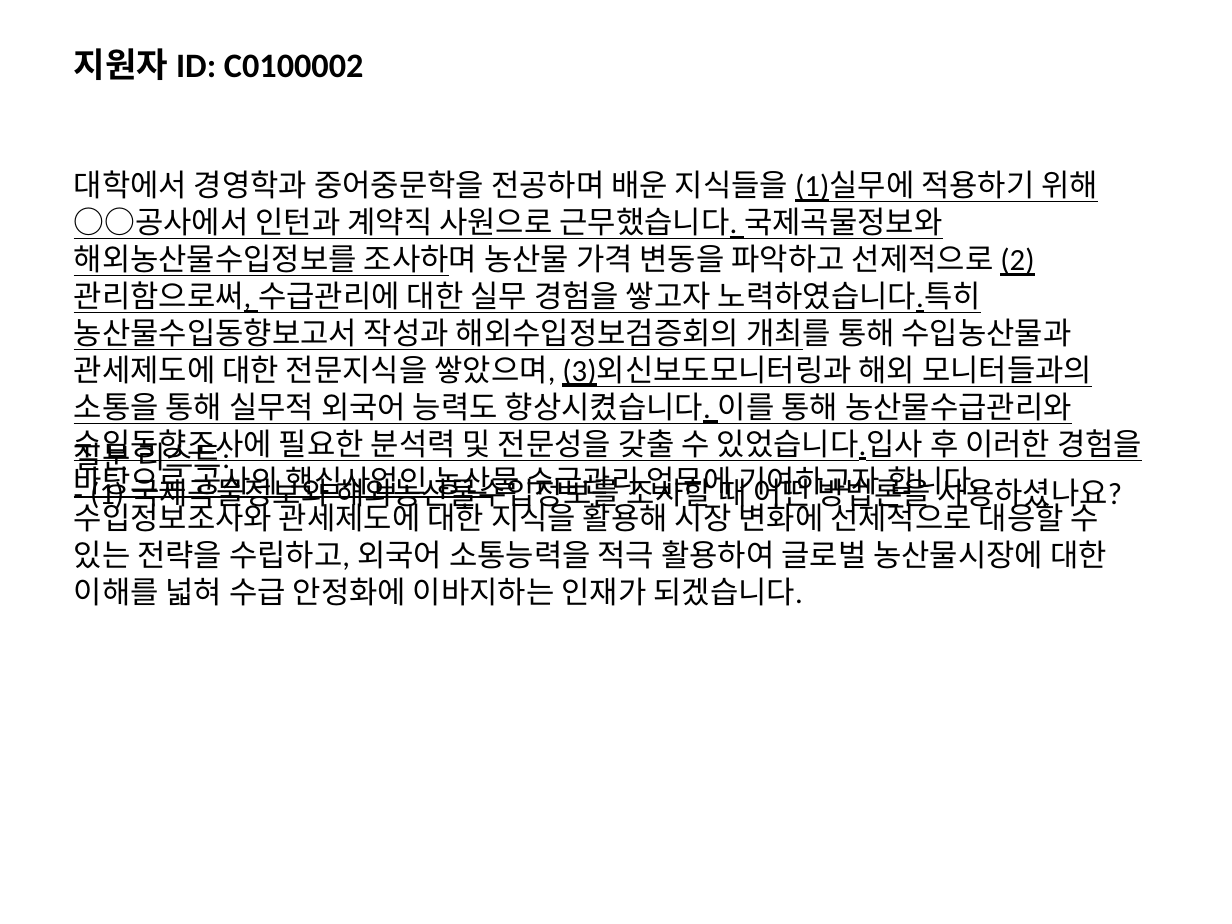
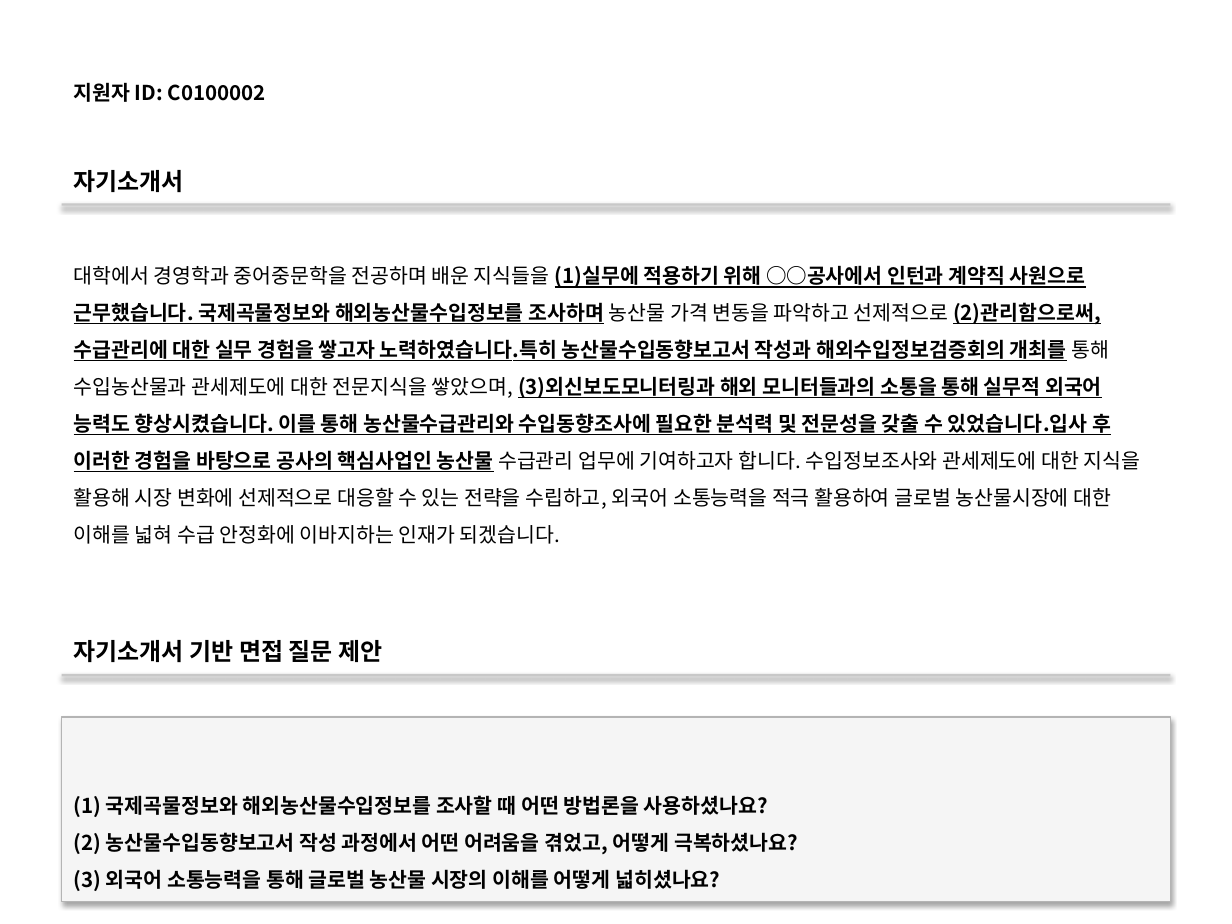
Before and after one commit to DaeGul2/isbr-auto-questionnaire, a slide deck: slide 4 of ppt_auto/test.pptx (slide 5 before the commit). Drawn at 1232x924 pixels with LibreOffice and Linux fonts; fonts in the diff are those of the drawing. Boxes give left, top, right and bottom in pixels: in the first picture for what was removed or moved away, otherwise in the second. Text is boxed around its words. In the diff, an @@ line names an element or a change of style, - is before the commit and + after.

```diff
--- a/ppt_auto/test.pptx
+++ b/ppt_auto/test.pptx
@@ text "지원자 ID: C0100002" at [74, 82, 266, 102]: size 20 to 12 pt, font Calibri to Noto Sans CJK KR @@
@@ text added at [74, 170, 184, 192], 14 pt, text #000000, bold @@
+자기소개서
@@ text "대학에서 경영학과 중어중문학을 전공하며 배운 ...": place and size @@
-text "대학에서 경영학과 중어중문학을 전공하며 배운 ..." at [74, 170, 1142, 606]
+text "대학에서 경영학과 중어중문학을 전공하며 배운 ..." at [74, 265, 1141, 509]
@@ text "대학에서 경영학과 중어중문학을 전공하며 배운 ..." at [74, 265, 1141, 509]: size 18 to 12 pt, font Calibri to Noto Sans CJK KR; bold on in "(1)실무에 적용하기 위해 ○○공사에서 인턴과 계약직 사원으로 ..."; underline on in "조사하며 개최를 농산물"; line spacing 1 to 1.5; more space between paragraphs @@
@@ rectangle added at [62, 203, 1170, 206], fill #C8C8C8 @@
@@ text removed at [74, 436, 1122, 513] @@
-질문 리스트:
-- (1) 국제곡물정보와 해외농산물수입정보를 조사할 때 어떤 방법론을 사용하셨나요?
@@ text added at [74, 640, 382, 662], 14 pt, text #000000, bold @@
+자기소개서 기반 면접 질문 제안
@@ rectangle added at [62, 674, 1170, 676], fill #C8C8C8 @@
@@ rectangle added at [62, 717, 1170, 902], fill #F5F5F5, outline #B4B4B4 0.75 pt, 12 pt, text #000000, bold @@
+(1) 국제곡물정보와 해외농산물수입정보를 조사할 때 어떤 방법론을 사용하셨나요?
+(2) 농산물수입동향보고서 작성 과정에서 어떤 어려움을 겪었고, 어떻게 극복하셨나요?
+(3) 외국어 소통능력을 통해 글로벌 농산물 시장의 이해를 어떻게 넓히셨나요?
```
Also in this commit, not shown: 5 other slides changed, 1 slide removed, 2 other files.
